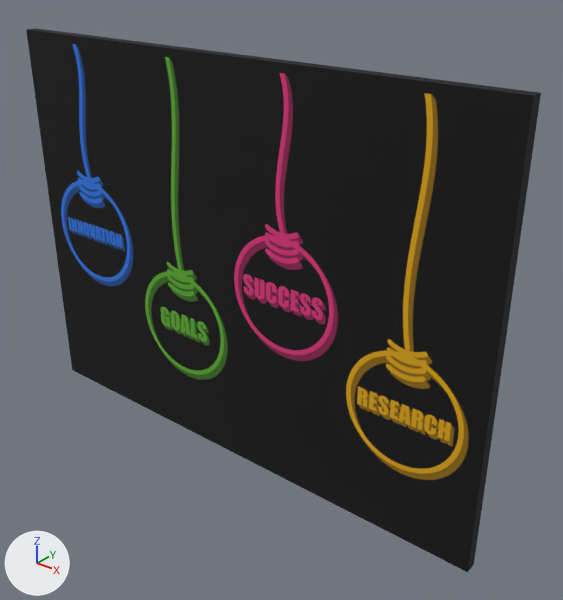
Renders of the glTF model public/ar/lit/xl.glb from each side of a commit.
Rendered twice from a 50 mm camera at (1.362, -1.498, 0.895) aimed at (0.127, 0.046, -0.062). The axes (+X, +Y, +Z) are drawn at lower left. The lights are the same throughout. The first picture is the older version. Vertices at exactly the same position are counted once.

Objects in the first picture: 'Lit'.
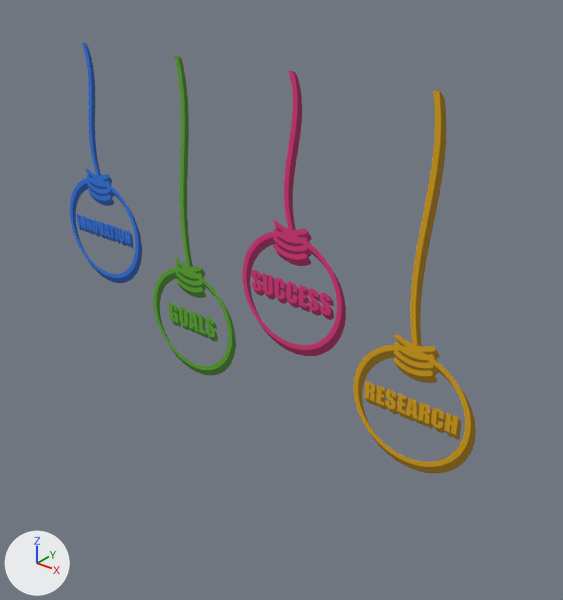
What changed in the scene script:
```text
Change mat_artwork:
    add n3 = _N.new('ShaderNodeMath'); n3.name = 'Math'
    add n3.operation = 'SUBTRACT'
    add n3.inputs[0].default_value = 1.0  # 'Value'
    add n4 = _N.new('ShaderNodeMath'); n4.name = 'Math.001'
    add n4.operation = 'LESS_THAN'
    where n0 = _N.new('ShaderNodeBsdfPrincipled'); n0.name = 'Principled BSDF'
    where n2 = _N.new('ShaderNodeTexImage'); n2.name = 'Image Texture'
    add _L.new(n3.outputs[0], n0.inputs[4])  # 'Value' to 'Alpha'
    add _L.new(n4.outputs[0], n3.inputs[1])  # 'Value' to 'Value'
    add _L.new(n2.outputs[1], n4.inputs[0])  # 'Alpha' to 'Value'
Change me_lit:
    used by ob_lit; location = (0.0, 0.0, 0.0)
    remove me_lit.from_pydata(...)  # 8 vertices, 12 faces; spans x -0.8..0.8, y -0.04..0.0, z -0.6..0.6
    add me_lit.from_pydata(...)  # 4 vertices, 2 faces; spans x -0.8..0.8, y 0.0, z -0.6..0.6
    me_lit part 1
    4 vertices are removed from x -0.8..0.8, y -0.04, z -0.6..0.6
    12 faces are deleted
    2 new faces join them
```

Pixel boxes [x1, y1, x2, y2] of what changed, in the pictures (563 x 600 px):
'Lit', surface changed, reshaped: before [26, 28, 541, 572]; after [70, 43, 476, 473]
